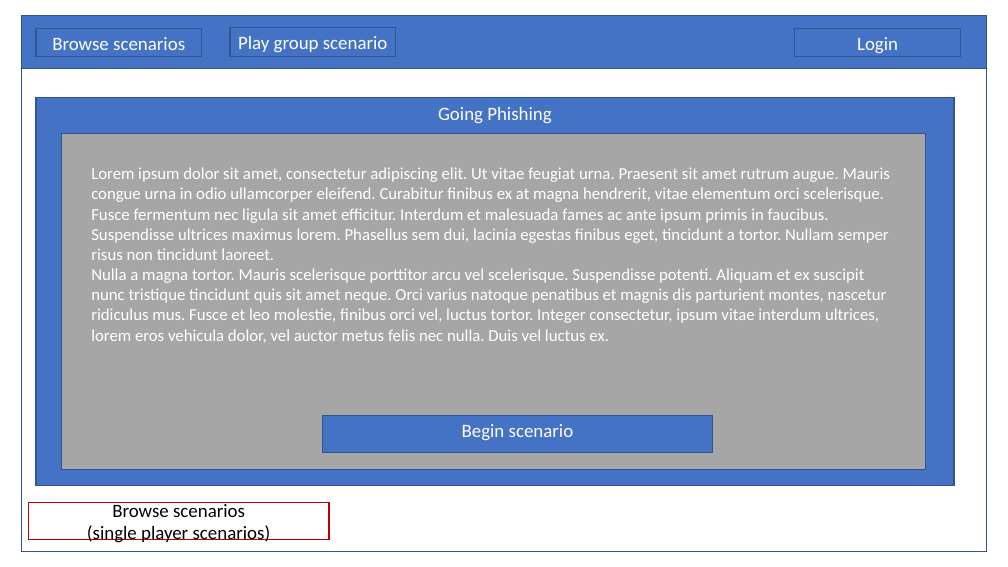
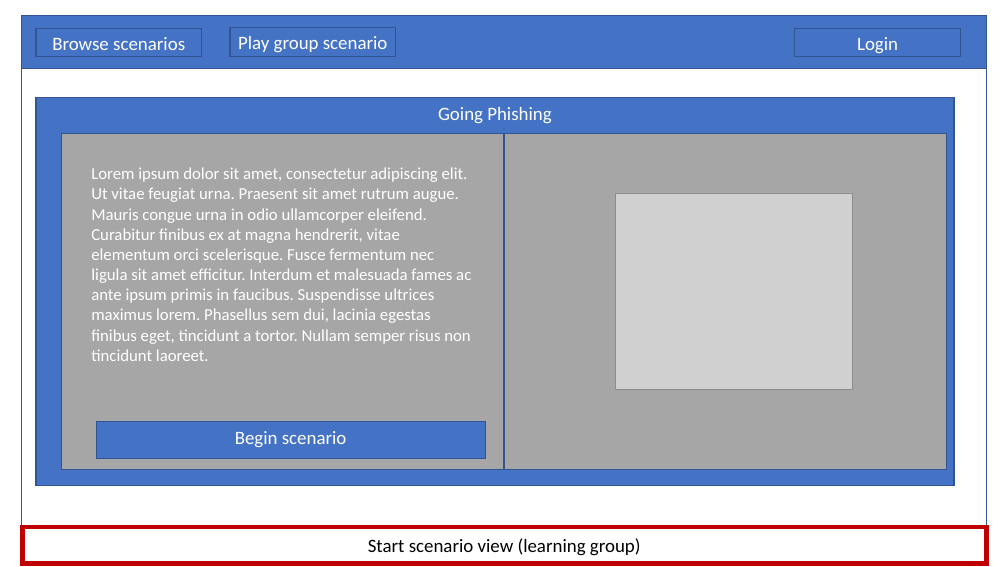
Before and after one commit to Elias-Ladenburger/CSEP, a slide deck: slide 8 of artefacts/concept-1.0/ideation/Lofi Wireframes.pptx. Drawn at 1008x567 pixels with LibreOffice and Linux fonts; fonts in the diff are those of the drawing; grey boxes stand for pictures. Boxes give left, top, right and bottom in pixels: in the first picture for what was removed or moved away, otherwise in the second. Text is boxed around its words. In the diff, an @@ line names an element or a change of style, - is before the commit and + after.

```diff
--- a/artefacts/concept-1.0/ideation/Lofi Wireframes.pptx
+++ b/artefacts/concept-1.0/ideation/Lofi Wireframes.pptx
@@ rectangle: place and size @@
-rectangle at [22,15,987,552]
+rectangle at [22,15,987,526]
@@ rectangle "Lorem ipsum dolor sit amet, ...": place and size @@
-rectangle "Lorem ipsum dolor sit amet, ..." at [61,133,925,470]
+rectangle "Lorem ipsum dolor sit amet, ..." at [61,133,504,470]
@@ rectangle added at [504,133,947,470], fill #A6A6A6, outline #325491 1 pt @@
@@ picture added at [616,193,852,389] @@
@@ text in rectangle at [91,268,887,343]: paragraph removed @@
-Nulla a magna tortor. Mauris scelerisque porttitor arcu vel scelerisque. Suspendisse potenti. Aliquam et ex suscipit nunc tristique tincidunt quis sit amet neque. Orci varius natoque penatibus et magnis dis parturient montes, nascetur ridiculus mus. Fusce et leo molestie, finibus orci vel, luctus tortor. Integer consectetur, ipsum vitae interdum ultrices, lorem eros vehicula dolor, vel auctor metus felis nec nulla. Duis vel luctus ex.
@@ rectangle "Begin scenario": place and size @@
-rectangle "Begin scenario" at [323,415,712,452]
+rectangle "Begin scenario" at [96,422,485,459]
@@ rectangle removed at [29,503,330,540] @@
-Browse scenarios
-(single player scenarios)
@@ rectangle added at [23,527,987,564], outline #C00000 4.5 pt, 18 pt, text #000000 @@
+Start scenario view (learning group)
```
Also in this commit, not shown: 7 other slides changed, 7 slides added, 1 slide removed.
